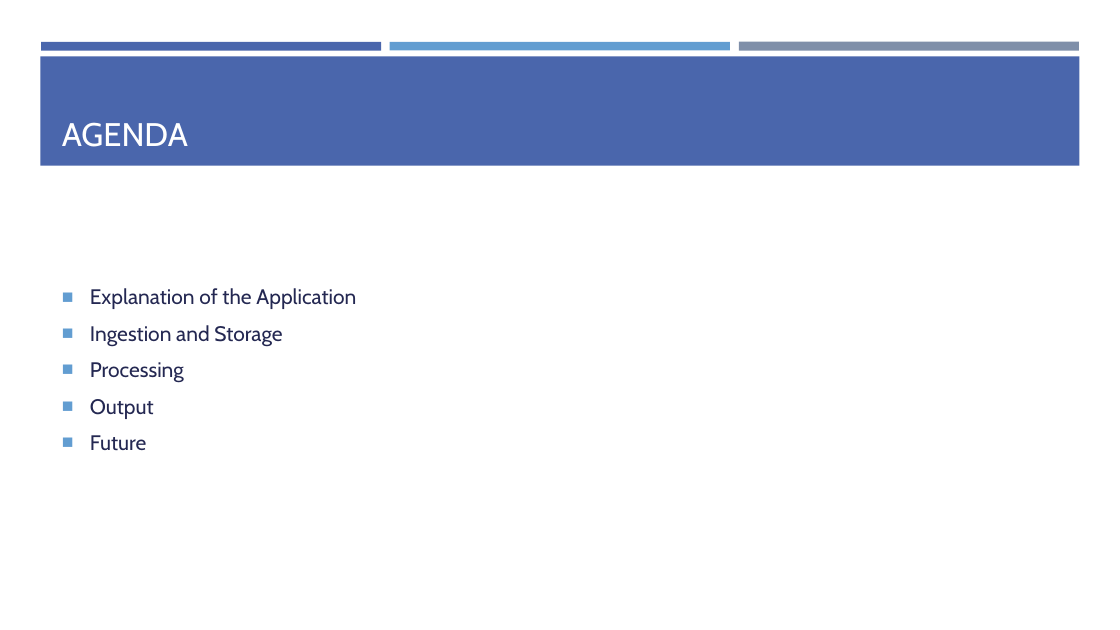
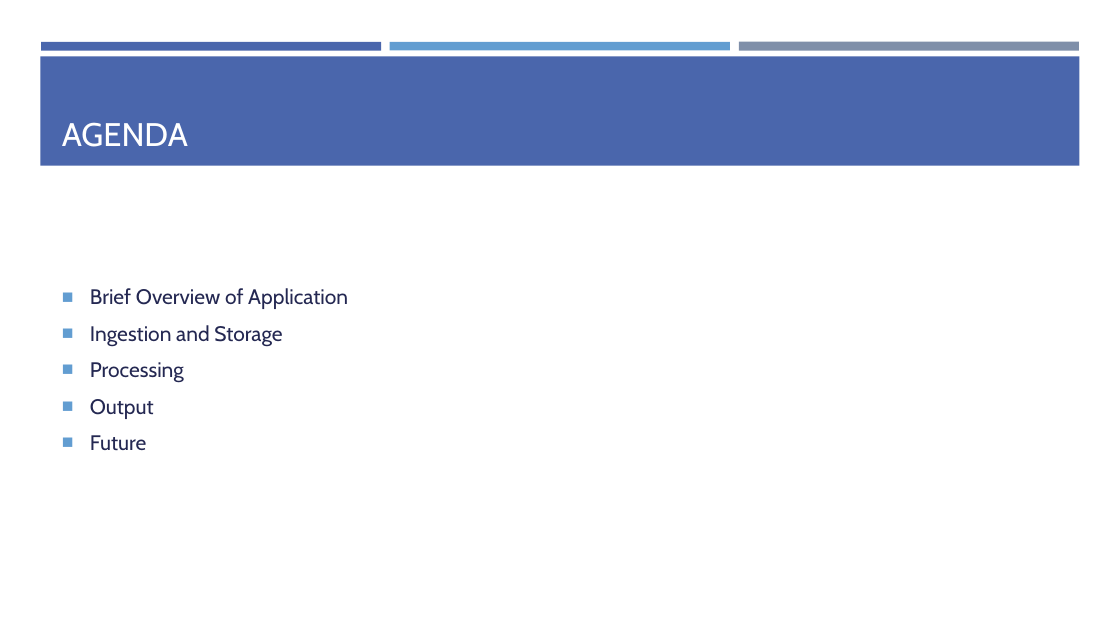
Before and after one commit to zaudtke/IoTPresentation, a slide deck: slide 4 of IoTPresentation.pptx (slide 3 before the commit). Drawn at 1120x630 pixels with LibreOffice and Linux fonts; fonts in the diff are those of the drawing. Boxes give left, top, right and bottom in pixels: in the first picture for what was removed or moved away, otherwise in the second. Text is boxed around its words. In the diff, an @@ line names an element or a change of style, - is before the commit and + after.

```diff
--- a/IoTPresentation.pptx
+++ b/IoTPresentation.pptx
@@ text at box(90, 288, 348, 309): text changed @@
-■ Explanation of the Application
+■ Brief Overview of Application
```
Also in this commit, not shown: 3 other slides changed, 3 slides added, 2 slides removed, 1 other file.
